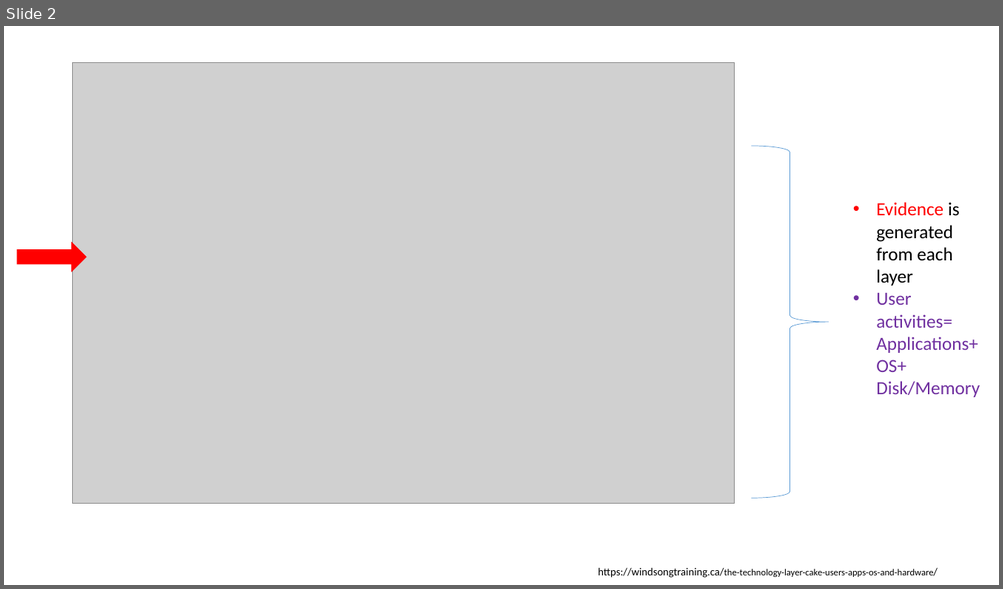
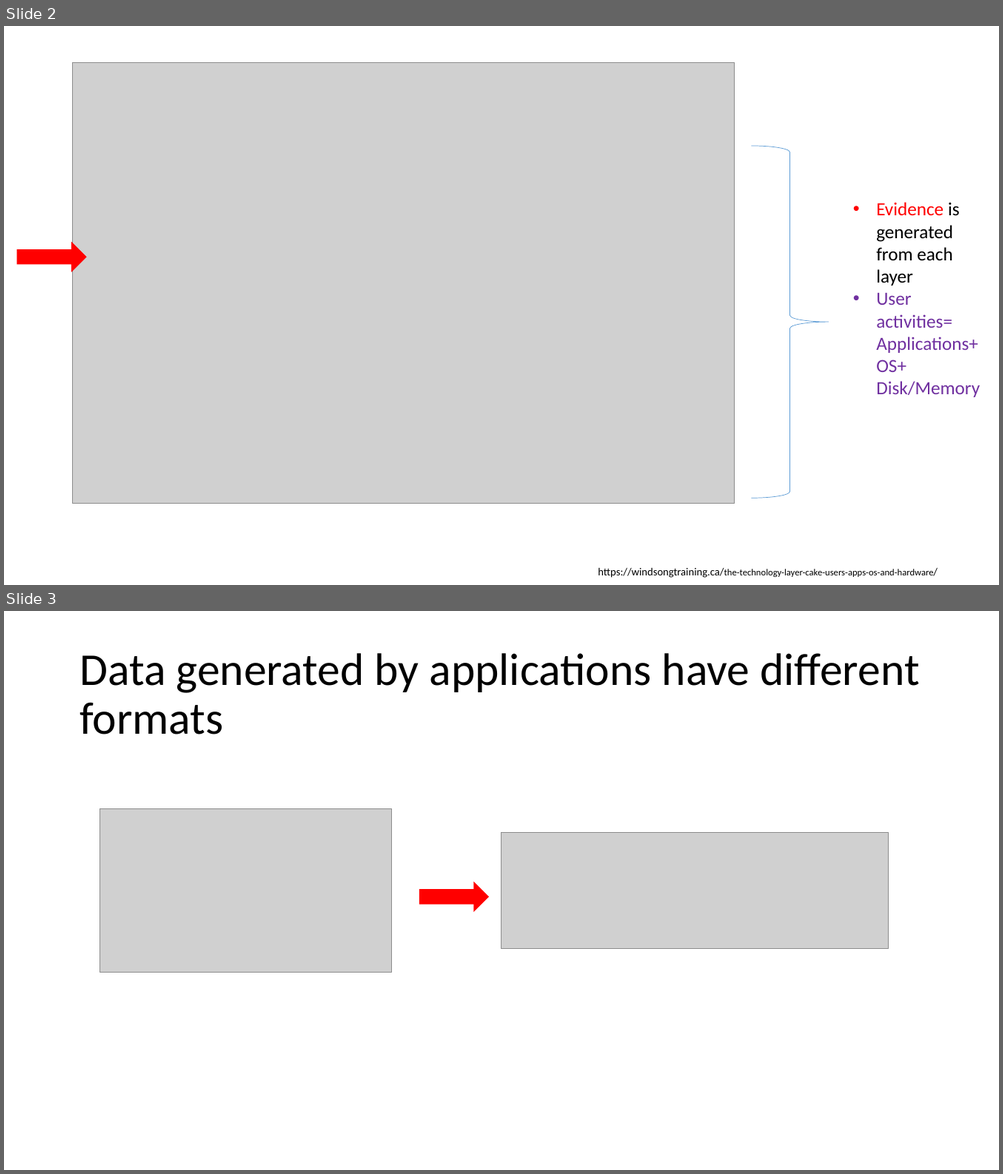
Before and after one commit to frankwxu/digital-forensics-lab, a slide deck: NIST_Data_Leakage_Case/NIST_Data_Leakage_03_WebHistory_SQL.pptx. Shown one above the other, each under a label of ours: slide 2 before the commit, slides 2 and 3 after it. The pictures are 1003x589 and 1003x1174 pixels, drawn with LibreOffice and Linux fonts; fonts in the diff are those of the drawing; grey boxes stand for pictures; background and template pictures are left out. Boxes give left, top, right and bottom in pixels: in the first picture for what was removed or moved away, otherwise in the second. Text is boxed around its words. In the diff, an @@ line names an element or a change of style, - is before the commit and + after.

Commit message:
add one slide to data leakage case to clarify file system

```diff
--- a/NIST_Data_Leakage_Case/NIST_Data_Leakage_03_WebHistory_SQL.pptx
+++ b/NIST_Data_Leakage_Case/NIST_Data_Leakage_03_WebHistory_SQL.pptx
@@ slide 3 added at <box>4,611,999,1170</box>, background #FFFFFF @@
@@ title added at <box>79,653,919,735</box>, 44 pt, text #000000 @@
+Data generated by applications have different formats
@@ picture added at <box>100,809,392,973</box> @@
@@ picture added at <box>502,832,888,949</box> @@
@@ right arrow added at <box>420,883,488,911</box>, fill #FF0000, outline #FF0000 1 pt @@
```
Also in this commit, not shown: 1 slide changed, 1 slide removed.
